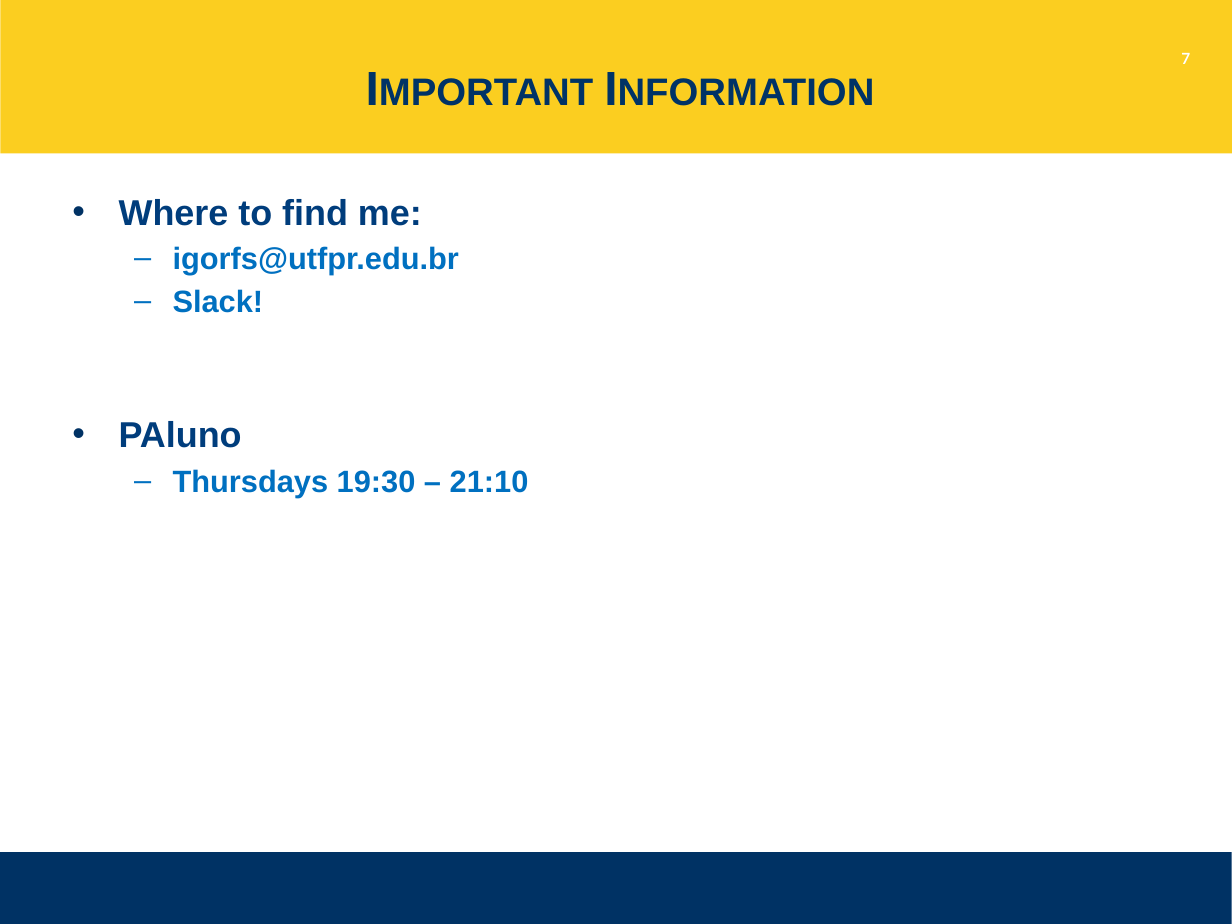
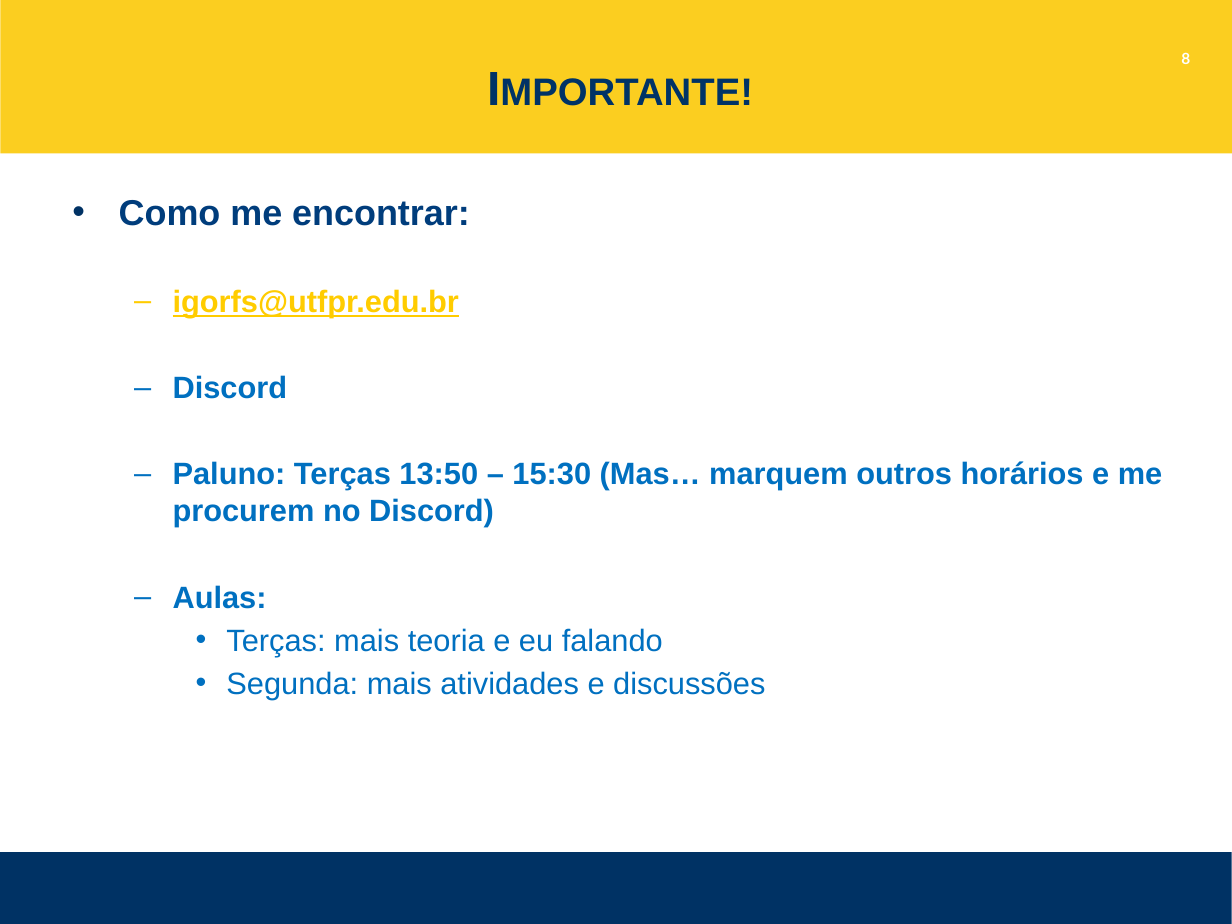
Before and after one commit to igorsteinmacher/SL2022, a slide deck: slide 8 of notes/Lecture_01.pptx (slide 7 before the commit). Drawn at 1232x924 pixels with LibreOffice and Linux fonts; fonts in the diff are those of the drawing. Boxes give left, top, right and bottom in pixels: in the first picture for what was removed or moved away, otherwise in the second. Text is boxed around its words. In the diff, an @@ line names an element or a change of style, - is before the commit and + after.

```diff
--- a/notes/Lecture_01.pptx
+++ b/notes/Lecture_01.pptx
@@ title at [60,20,1180,153]: text changed @@
-Important Information
+Importante!
@@ page number at [1181,52,1190,64]: text changed @@
-7
+8
@@ text at [119,200,470,226]: text changed @@
-• Where to find me:
+• Como me encontrar:
@@ text at [173,289,459,318]: text colour #0070C0 to #FFCC00, underline on in "igorfs@utfpr.edu.br" @@
@@ text at [173,375,1163,699]: text changed @@
-  – Slack!
-• PAluno
-  – Thursdays 19:30 – 21:10
+  – Discord
+  – Paluno: Terças 13:50 – 15:30 (Mas… marquem outros horários e me procurem no Discord)
+  – Aulas:
+    • Terças: mais teoria e eu falando
+    • Segunda: mais atividades e discussões
```
Also in this commit, not shown: 5 other slides changed, 4 slides added, 4 slides removed, 2 other files.
